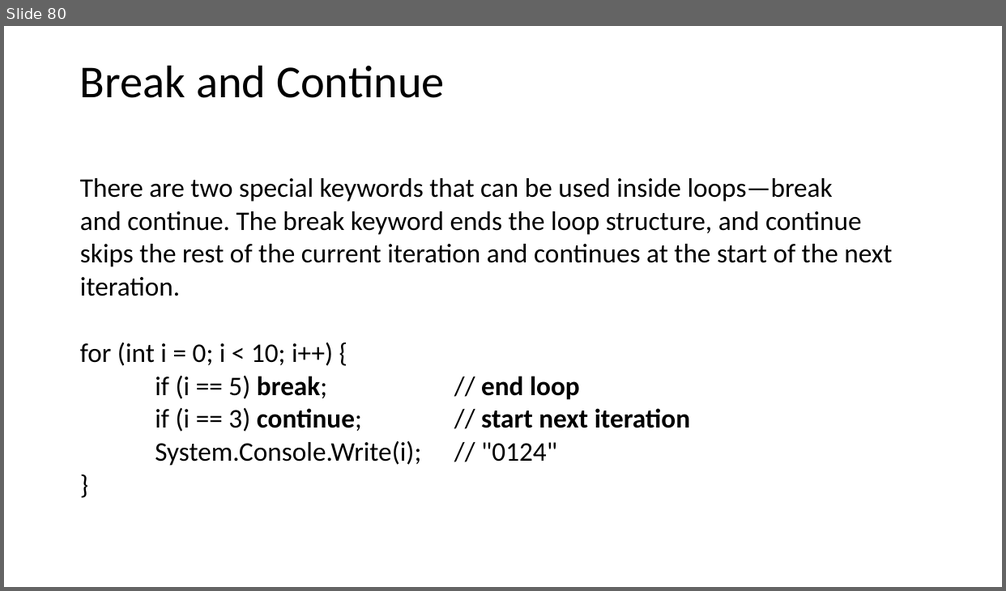
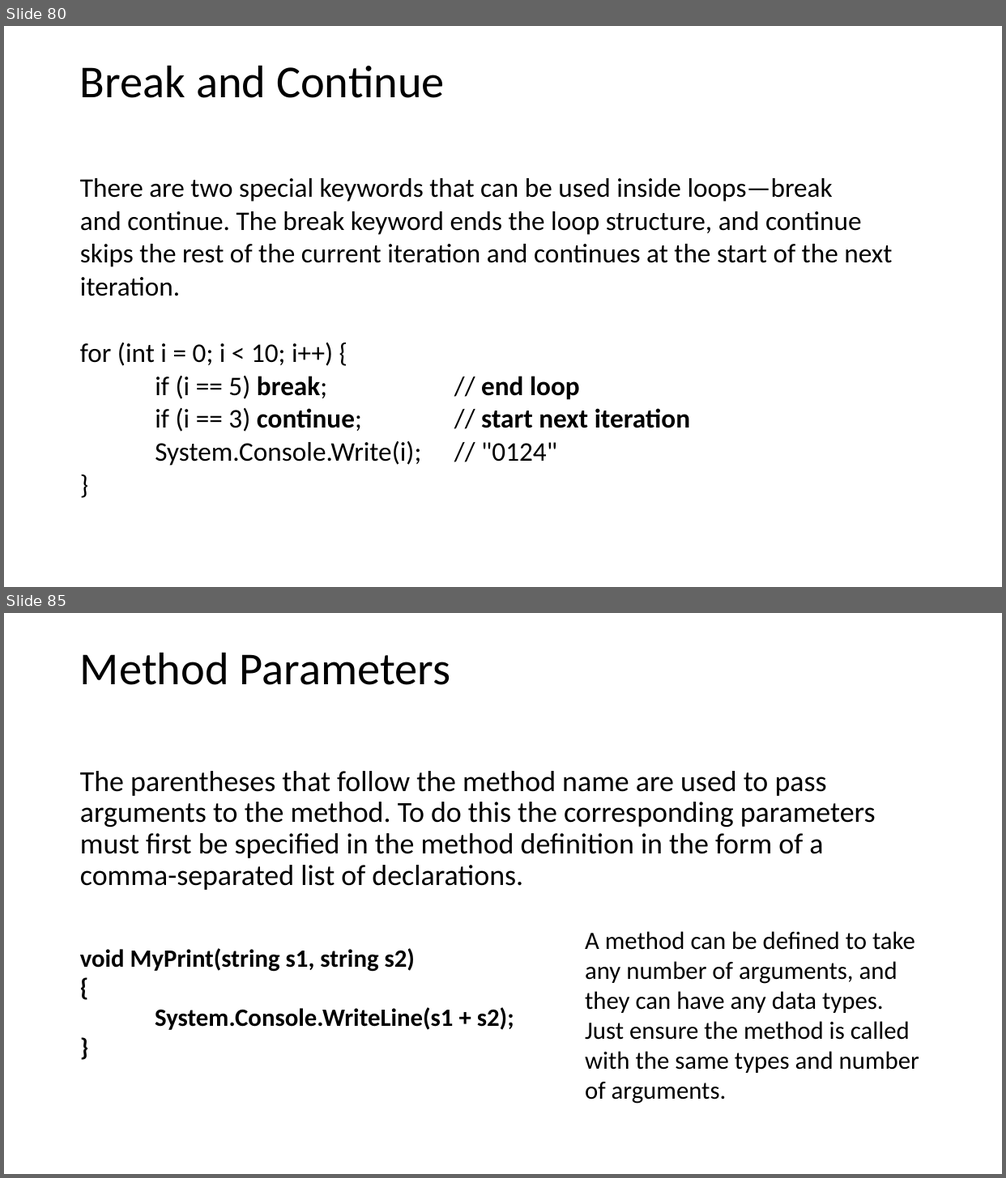
Before and after one commit to AlbertOsinaga/CursoCSharp__8, a slide deck: CSharpQuickReference.pptx. Shown one above the other, each under a label of ours: slide 80 before the commit, slides 80 and 85 after it; the slides between them are not shown. The pictures are 1006x591 and 1006x1178 pixels, drawn with LibreOffice and Linux fonts; fonts in the diff are those of the drawing. Boxes give left, top, right and bottom in pixels: in the first picture for what was removed or moved away, otherwise in the second. Text is boxed around its words. In the diff, an @@ line names an element or a change of style, - is before the commit and + after.

```diff
--- a/CSharpQuickReference.pptx
+++ b/CSharpQuickReference.pptx
@@ slide 85 added at (4, 613, 1002, 1174), background #FFFFFF @@
@@ title added at (80, 652, 451, 685), 44 pt, text #000000 @@
+Method Parameters
@@ text added at (80, 771, 876, 890), 28 pt, text #000000 @@
+The parentheses that follow the method name are used to pass arguments to the method. To do this the corresponding parameters must first be specified in the method definition in the form of a comma-separated list of declarations.
@@ text added at (80, 948, 514, 1030), 24 pt, text #000000, bold @@
+void MyPrint(string s1, string s2)
+{
+System.Console.WriteLine(s1 + s2);
+}
@@ text added at (585, 931, 919, 1104), 24 pt, text #000000 @@
+A method can be defined to take any number of arguments, and they can have any data types. Just ensure the method is called with the same types and number of arguments.
```
Also in this commit, not shown: 120 other slides added, 1 other file.
